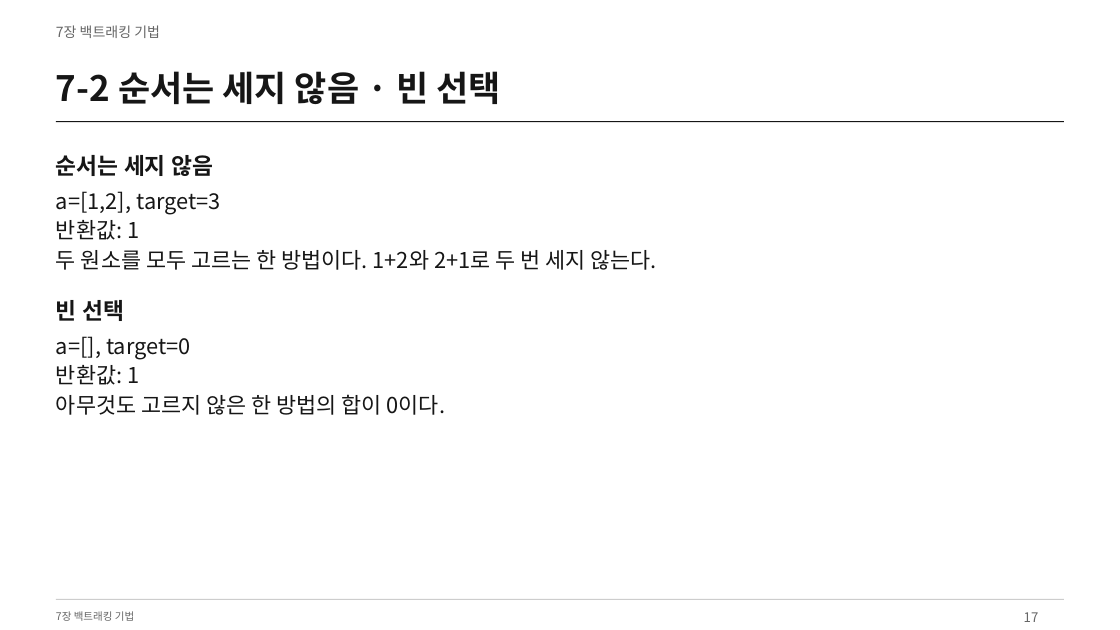
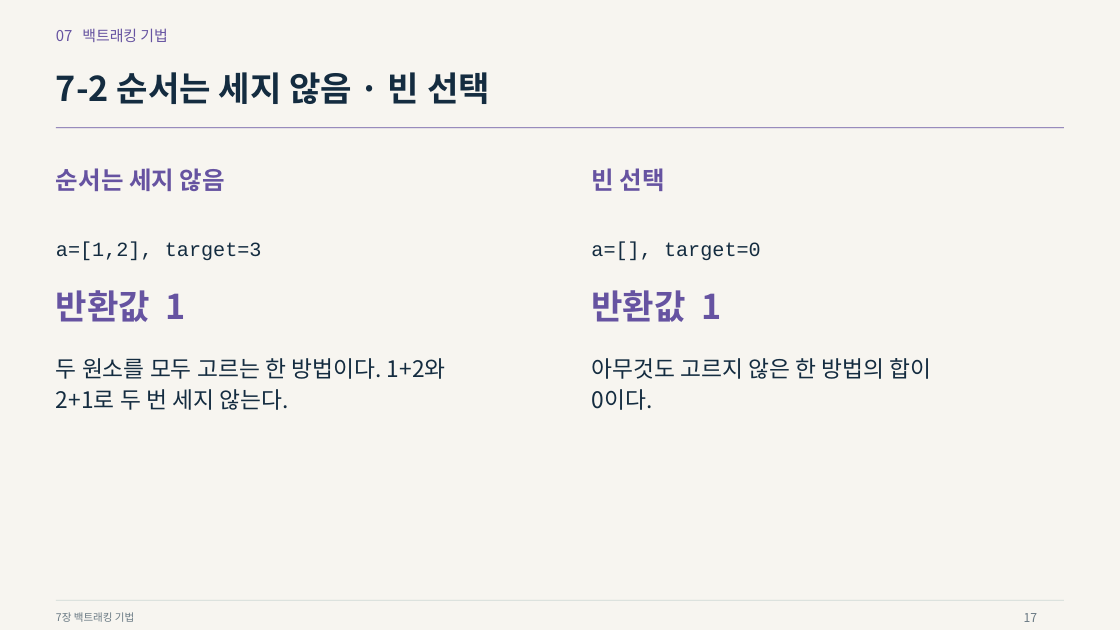
Before and after one commit to Sangdon-Park/Sangdon-Park.github.io, a slide deck: slide 17 of data/알고리즘/7장_백트래킹_기법.pptx. Drawn at 1120x630 pixels with LibreOffice and Linux fonts; fonts in the diff are those of the drawing. Boxes give left, top, right and bottom in pixels: in the first picture for what was removed or moved away, otherwise in the second. Text is boxed around its words. In the diff, an @@ line names an element or a change of style, - is before the commit and + after.

Commit message:
style: redesign final lectures with visual examples and code emphasis

```diff
--- a/data/알고리즘/7장_백트래킹_기법.pptx
+++ b/data/알고리즘/7장_백트래킹_기법.pptx
@@ background #FFFFFF to #F7F5F0 @@
@@ text at [56,28,167,42]: text changed; size 12 to 12.8 pt; text colour #666666 to #6653A1 @@
-7장 백트래킹 기법
+07 백트래킹 기법
@@ text "7-2 순서는 세지 않음 · ..." at [56,72,490,104]: size 30 to 29.2 pt, text colour #161616 to #142C40 @@
@@ line moved from (56, 122) - (1065, 122) to (56, 128) - (1065, 128) @@
@@ line (56, 128) - (1065, 128): stroke #161616 0.75 pt to #6653A1 0.75 pt @@
@@ text "순서는 세지 않음": place and size @@
-text "순서는 세지 않음" at [56,155,213,176]
+text "순서는 세지 않음" at [56,168,225,191]
@@ text "순서는 세지 않음" at [56,168,225,191]: size 19.5 to 21 pt, text colour #161616 to #6653A1 @@
@@ text "빈 선택" at [591,168,665,191]: size 19.5 to 21 pt, text colour #161616 to #6653A1 @@
@@ text "빈 선택": place and size @@
-text "빈 선택" at [56,300,124,321]
+text "빈 선택" at [591,168,665,191]
@@ text added at [56,242,262,261], 17.2 pt, text #142C40 @@
+a=[1,2], target=3
@@ text added at [591,242,761,261], 17.2 pt, text #142C40 @@
+a=[], target=0
@@ text added at [56,290,186,322], 29.2 pt, text #6653A1, bold @@
+반환값 1
@@ text added at [591,290,721,322], 29.2 pt, text #6653A1, bold @@
+반환값 1
@@ text at [56,358,446,410]: text changed; size 18.8 to 19.5 pt; text colour #161616 to #142C40 @@
-a=[1,2], target=3
-반환값: 1
-두 원소를 모두 고르는 한 방법이다. 1+2와 2+1로 두 번 세지 않는다.
+두 원소를 모두 고르는 한 방법이다. 1+2와
+2+1로 두 번 세지 않는다.
@@ text at [591,358,932,410]: text changed; size 18.8 to 19.5 pt; text colour #161616 to #142C40 @@
-a=[], target=0
-반환값: 1
-아무것도 고르지 않은 한 방법의 합이 0이다.
+아무것도 고르지 않은 한 방법의 합이
+0이다.
@@ text "7장 백트래킹 기법" at [56,612,134,622]: text colour #666666 to #697983 @@
@@ line (56, 601) - (1065, 601): stroke #CDCDCD 0.75 pt to #CFD8D5 0.75 pt @@
@@ text "17" at [1024,613,1038,622]: size 11.2 to 10.5 pt, text colour #666666 to #697983 @@
```
Also in this commit, not shown: 53 other slides changed, 13 other files.
